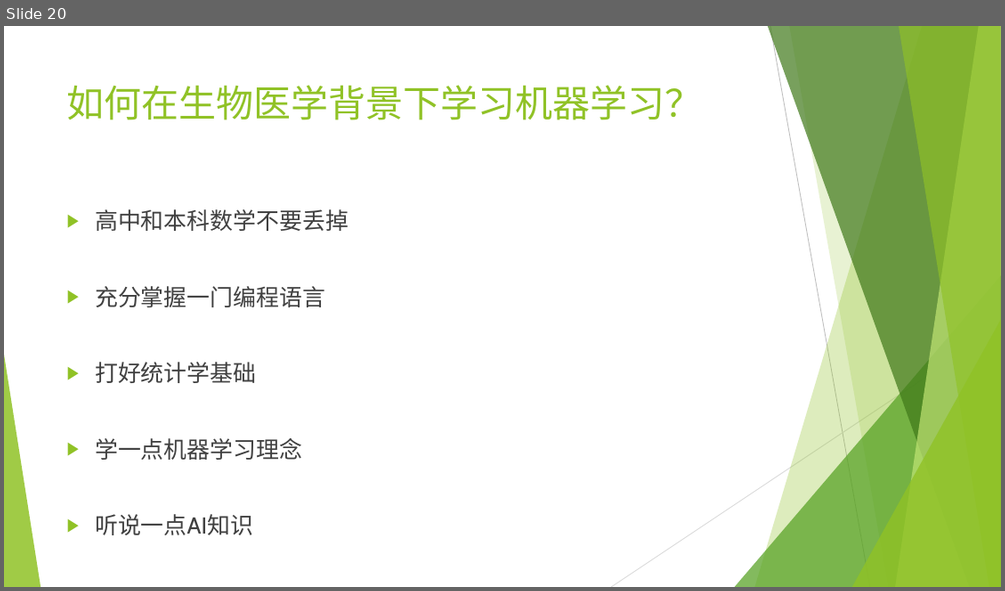
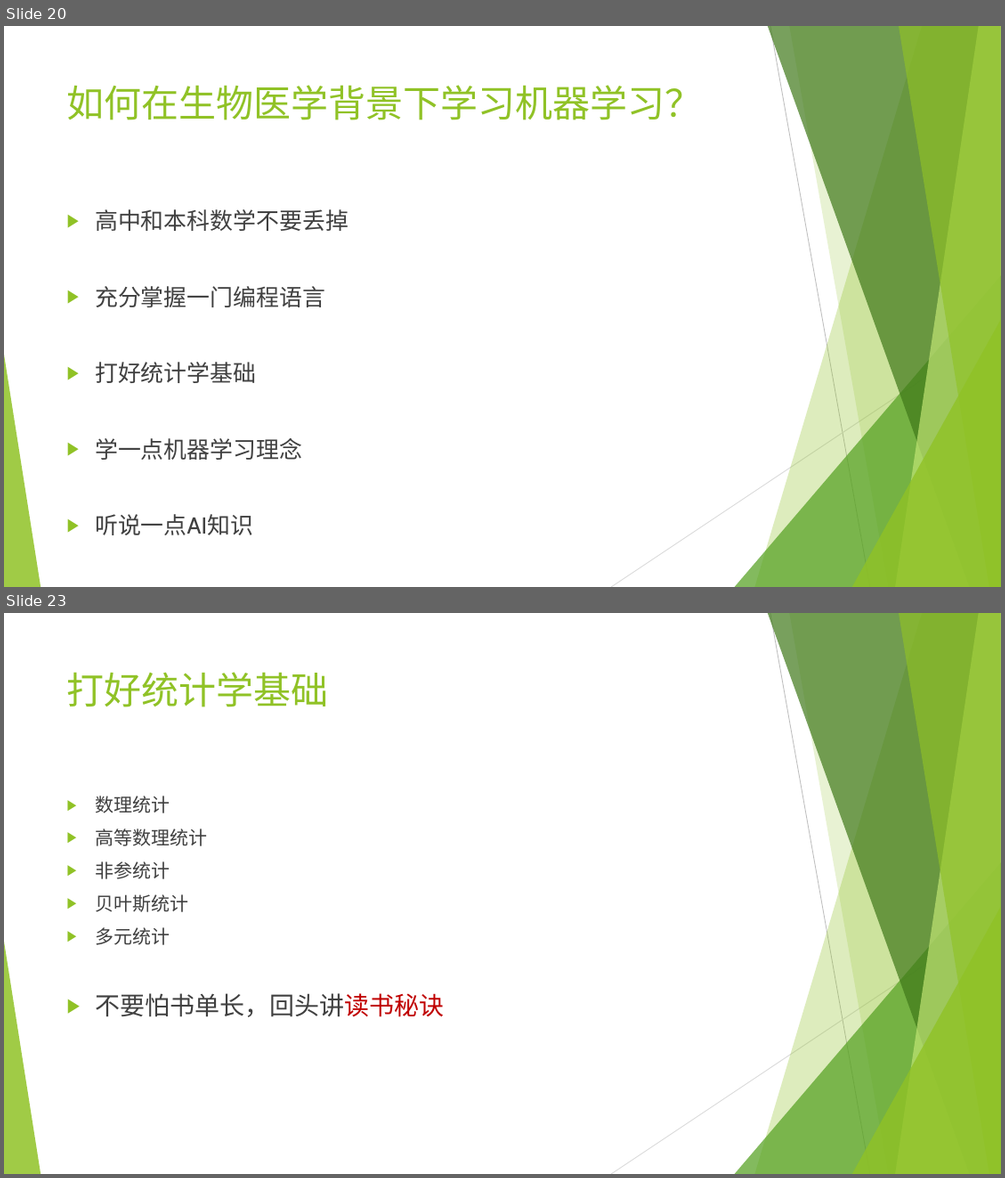
Before and after one commit to wangyi-fudan/BIOL130173, a slide deck: 0_why_and_how.pptx. Shown one above the other, each under a label of ours: slide 20 before the commit, slides 20 and 23 after it; the slides between them are not shown. The pictures are 1005x591 and 1005x1178 pixels, drawn with LibreOffice and Linux fonts; fonts in the diff are those of the drawing. Boxes give left, top, right and bottom in pixels: in the first picture for what was removed or moved away, otherwise in the second. Text is boxed around its words. In the diff, an @@ line names an element or a change of style, - is before the commit and + after.

```diff
--- a/0_why_and_how.pptx
+++ b/0_why_and_how.pptx
@@ slide 23 added at (4, 613, 1001, 1174), background #FFFFFF; not listed: 10 template elements that a slide beside it also shows @@
@@ title added at (67, 672, 329, 707), 36 pt, text #90C226 @@
+打好统计学基础
@@ text added at (95, 795, 444, 1017), 18 pt, text #404040 @@
+▶ 数理统计
+▶ 高等数理统计
+▶ 非参统计
+▶ 贝叶斯统计
+▶ 多元统计
+▶ 不要怕书单长，回头讲读书秘诀
```
Also in this commit, not shown: 2 slides changed, 8 other slides added.
